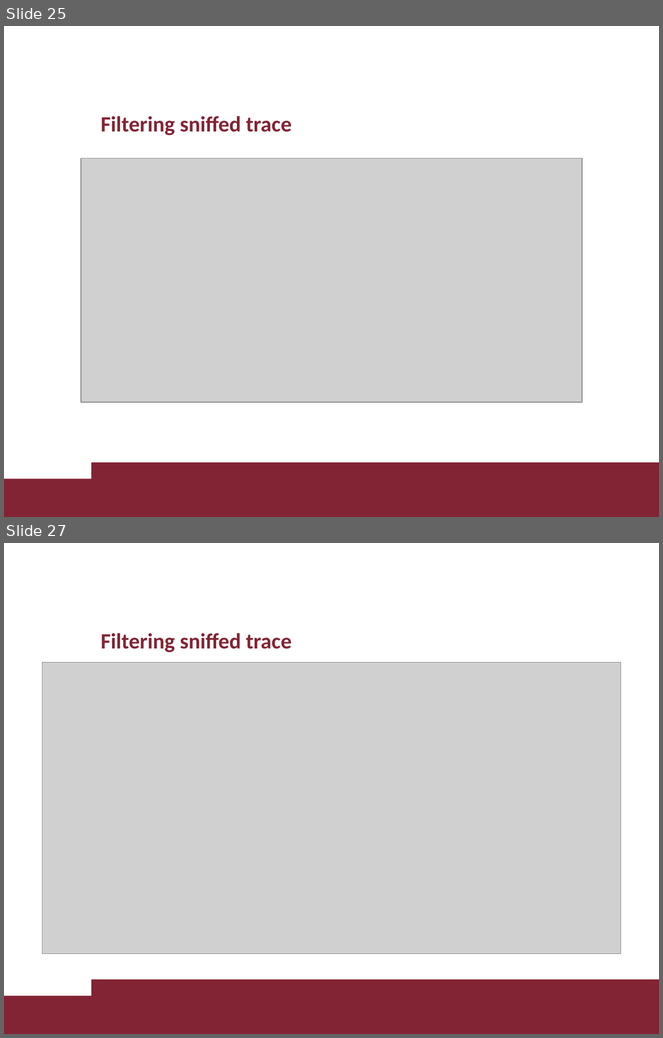
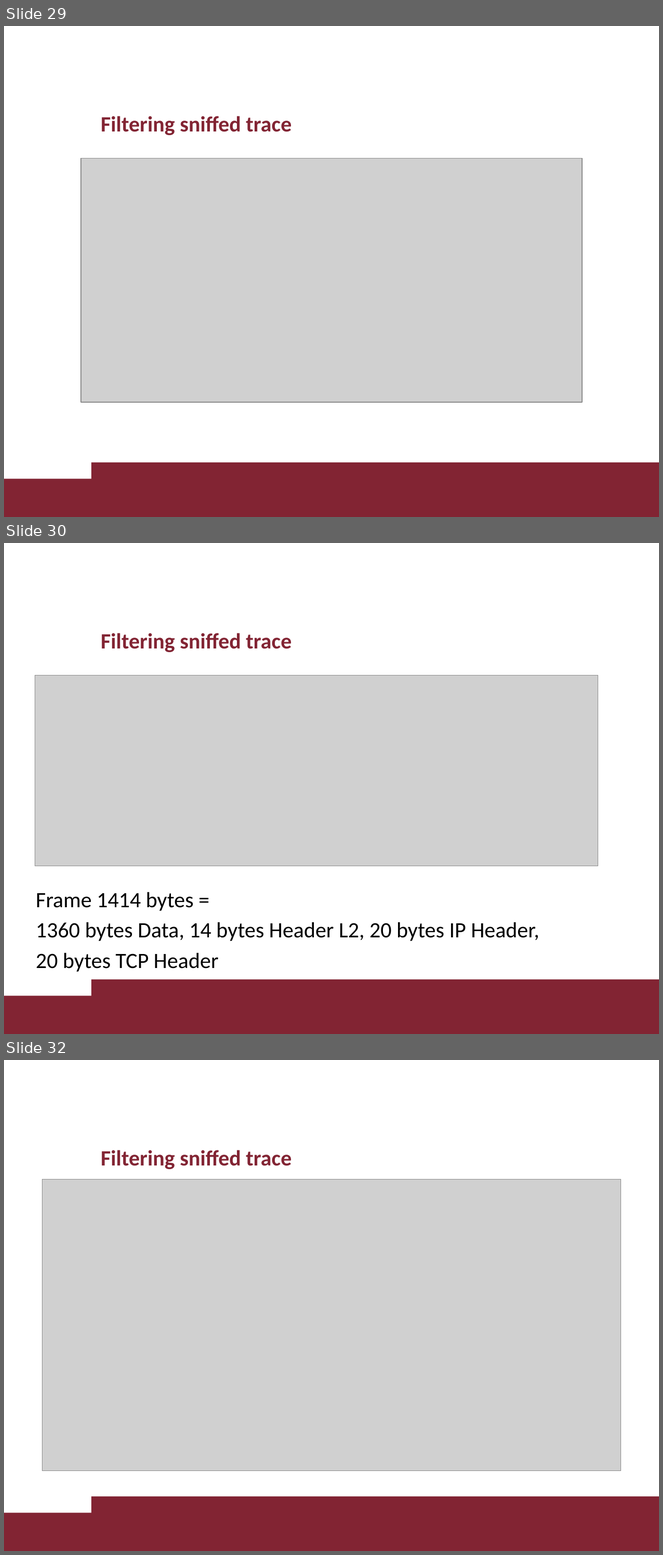
Before and after one commit to davaureli/NBD_LabSession, a slide deck: Lecture 1/Lecture 1.pptx. Shown one above the other, each under a label of ours: slides 25 and 27 before the commit, slides 29, 30 and 32 after it; the slides between them are not shown. The pictures are 663x1038 and 663x1555 pixels, drawn with LibreOffice and Linux fonts; fonts in the diff are those of the drawing; grey boxes stand for pictures; background and template pictures are left out. Boxes give left, top, right and bottom in pixels: in the first picture for what was removed or moved away, otherwise in the second. Text is boxed around its words. In the diff, an @@ line names an element or a change of style, - is before the commit and + after.

```diff
--- a/Lecture 1/Lecture 1.pptx
+++ b/Lecture 1/Lecture 1.pptx
@@ slide 30 added at (4, 543, 659, 1034), background #FFFFFF; not listed: 2 template elements that a slide beside it also shows @@
@@ title added at (101, 633, 292, 652), 24 pt, text #822433, bold @@
+Filtering sniffed trace
@@ picture added at (35, 676, 598, 866) @@
@@ text added at (36, 892, 540, 972), 24 pt, text #000000 @@
+Frame 1414 bytes =
+1360 bytes Data, 14 bytes Header L2, 20 bytes IP Header,
+20 bytes TCP Header
@@ what was slide 25 is now slide 29 @@
@@ what was slide 27 is now slide 32 @@
```
Also in this commit, not shown: 5 other slides added.
